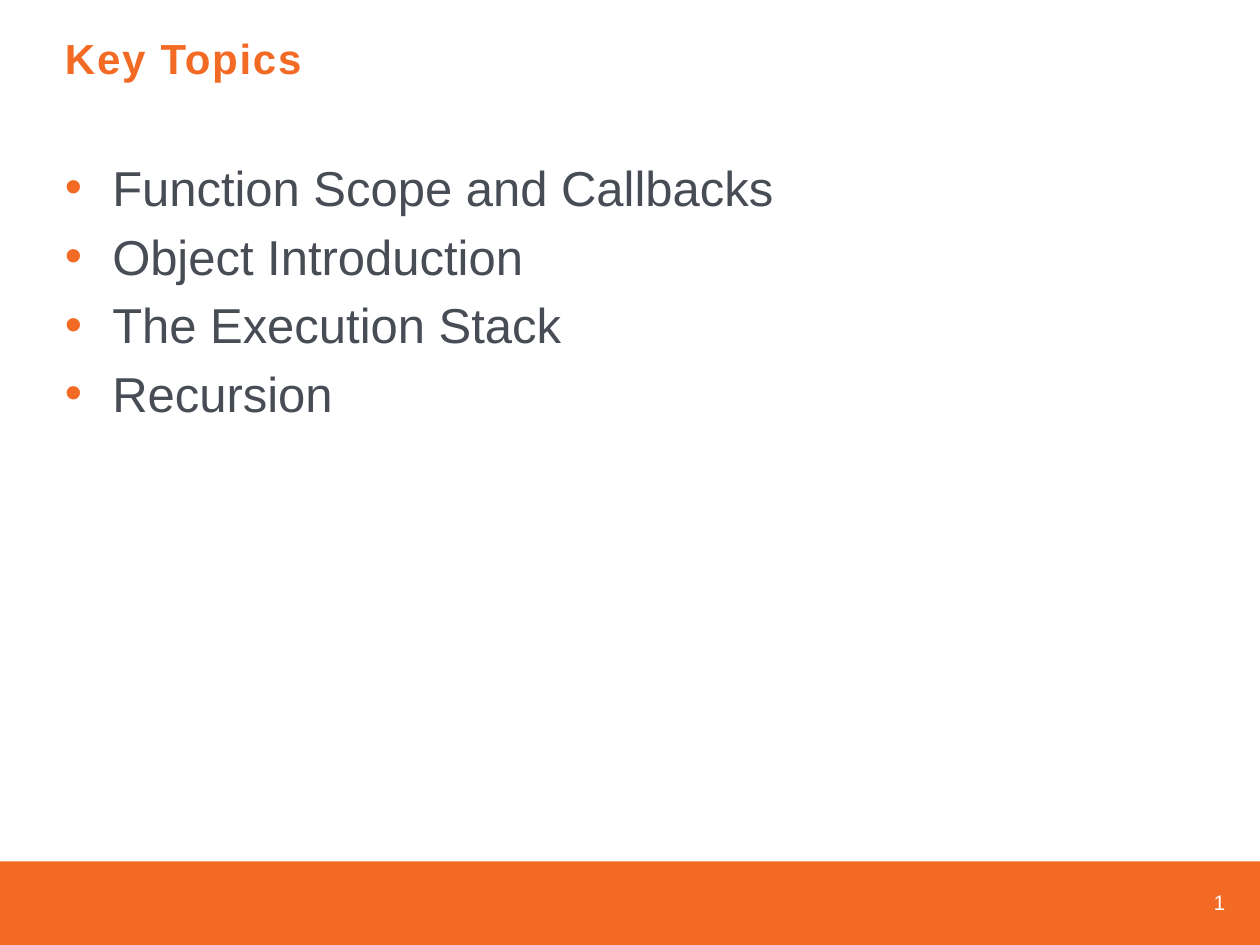
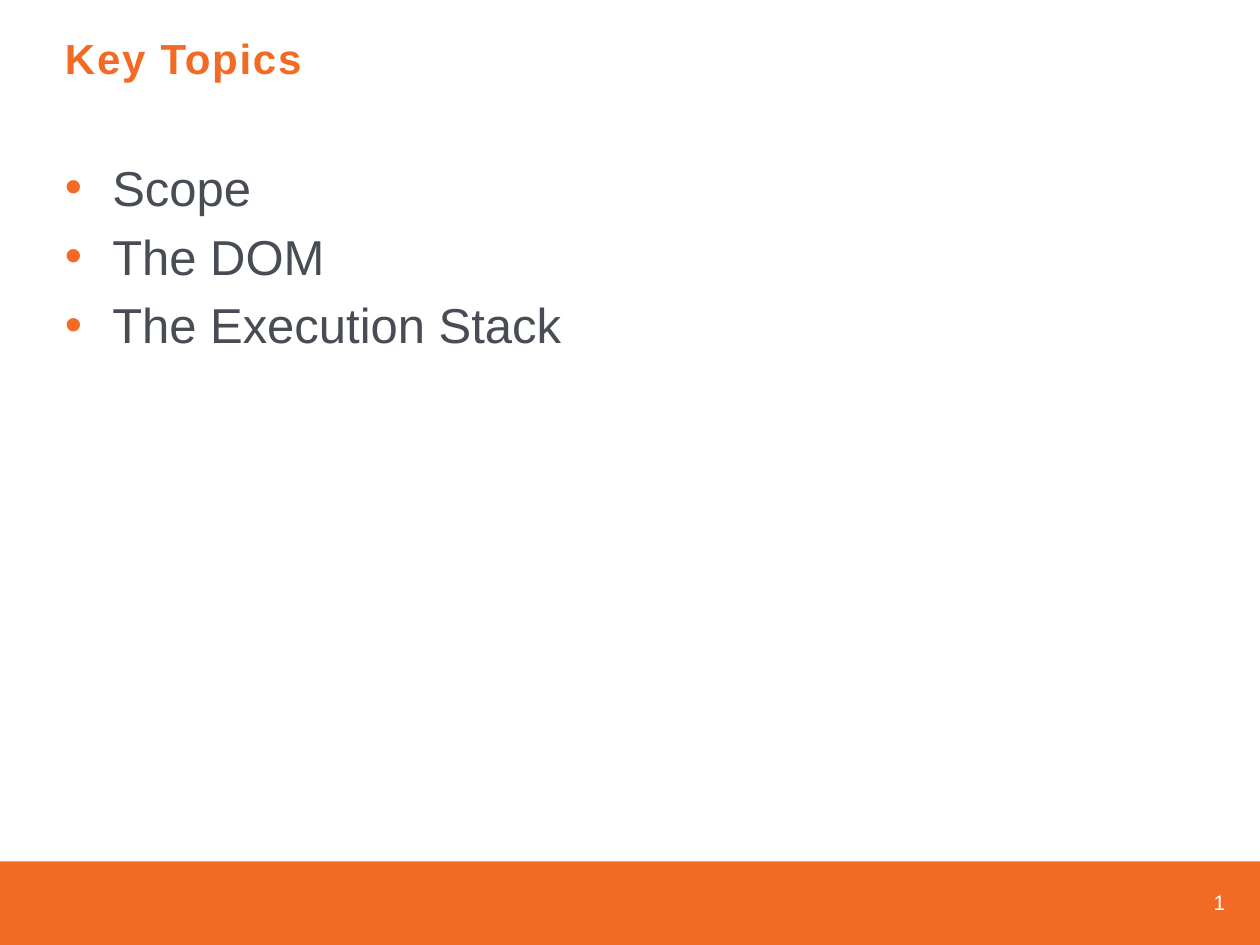
Before and after one commit to jhigherevature/spark-examples, a slide deck: slide 2 of revised-ppts/Day 8 PPT.pptx. Drawn at 1260x945 pixels with LibreOffice and Linux fonts; fonts in the diff are those of the drawing; background and template pictures are left out. Boxes give left, top, right and bottom in pixels: in the first picture for what was removed or moved away, otherwise in the second. Text is boxed around its words. In the diff, an @@ line names an element or a change of style, - is before the commit and + after.

```diff
--- a/revised-ppts/Day 8 PPT.pptx
+++ b/revised-ppts/Day 8 PPT.pptx
@@ text at <box>112,172,324,276</box>: text changed @@
-• Function Scope and Callbacks
-• Object Introduction
+• Scope
+• The DOM
@@ text at <box>112,376,332,413</box>: paragraph removed @@
-• Recursion
```
Also in this commit, not shown: 5 other slides changed, 16 slides added, 15 slides removed, 15 other files.
